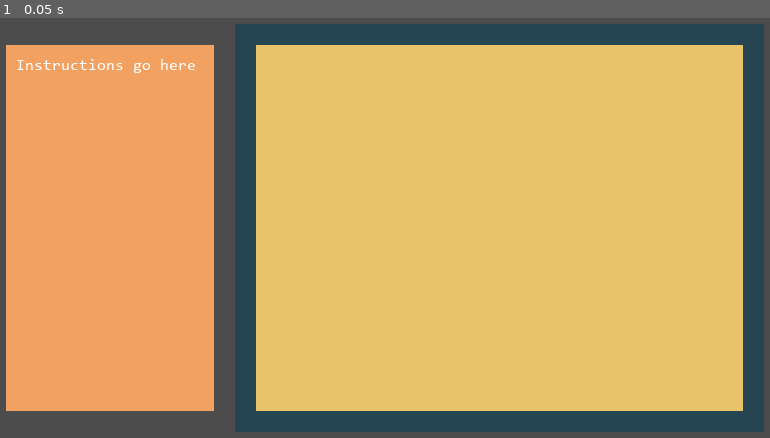
Above: before the commit, frame 1.
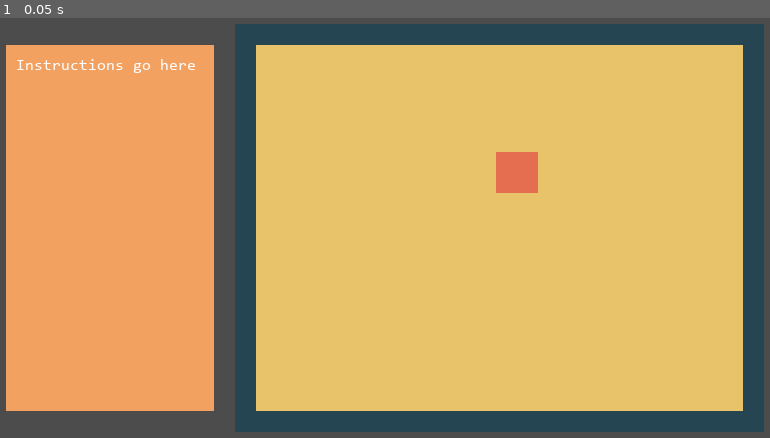
Above: after the commit, the same moment.

Repository: khathepham/CSGameJam-2023
Game: Godot game, scene res://Block Minigame.tscn
Same seed, same stepped clock (60 frames per second), same inputs: the game is played once before the commit and once after it.
Inputs:
- Up to frame 1 (0.05 s): no input

The runs differ from the first frame. In frame 1, 0.5% of the frame differs, in the area x 64-70%, y 31-42%.

Commit message:
made sprite

Diff:
--- a/Glitch Cat vs Developer/Block Minigame.tscn
+++ b/Glitch Cat vs Developer/Block Minigame.tscn
@@ -6,6 +6,8 @@
 [sub_resource type="DynamicFont" id=1]
 size = 40
 font_data = ExtResource( 1 )
+
+[sub_resource type="RectangleShape2D" id=2]
 
 [node name="Minigame Template" type="Node2D"]
 
@@ -40,3 +42,14 @@
 custom_fonts/font = SubResource( 1 )
 text = "Instructions go here
 "
+
+[node name="CenterBlock" type="KinematicBody2D" parent="."]
+position = Vector2( 1277, 407 )
+
+[node name="CollisionShape2D" type="CollisionShape2D" parent="CenterBlock"]
+shape = SubResource( 2 )
+
+[node name="Sprite" type="Sprite" parent="CenterBlock"]
+modulate = Color( 0.905882, 0.435294, 0.317647, 1 )
+scale = Vector2( 100, 100 )
+texture = ExtResource( 2 )
Not shown: 1 places in Glitch Cat vs Developer/Block Minigame.tscn that only renumber resources
